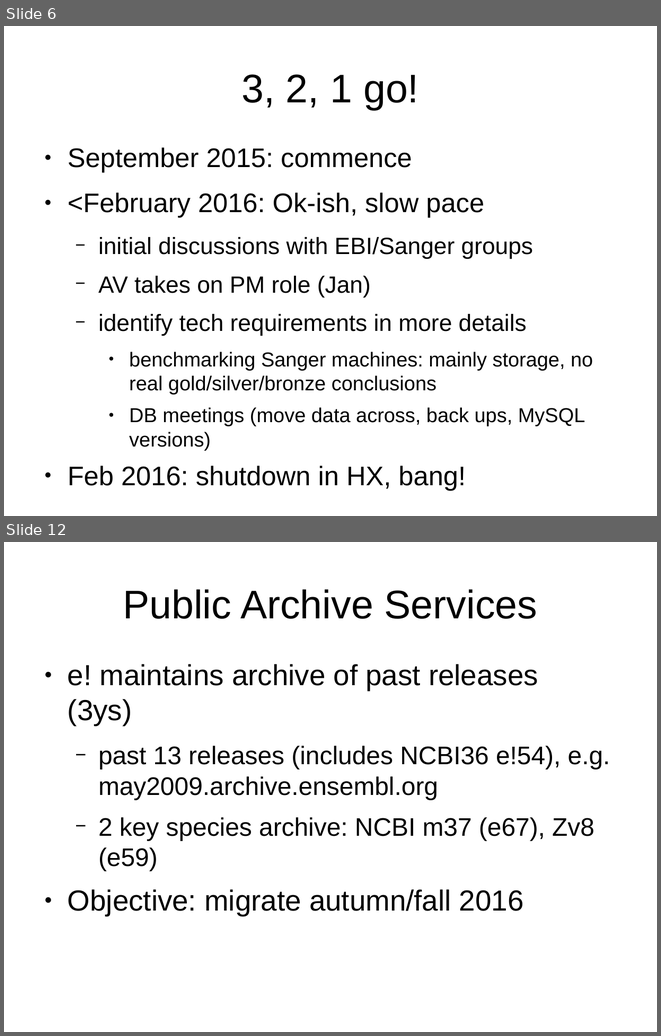
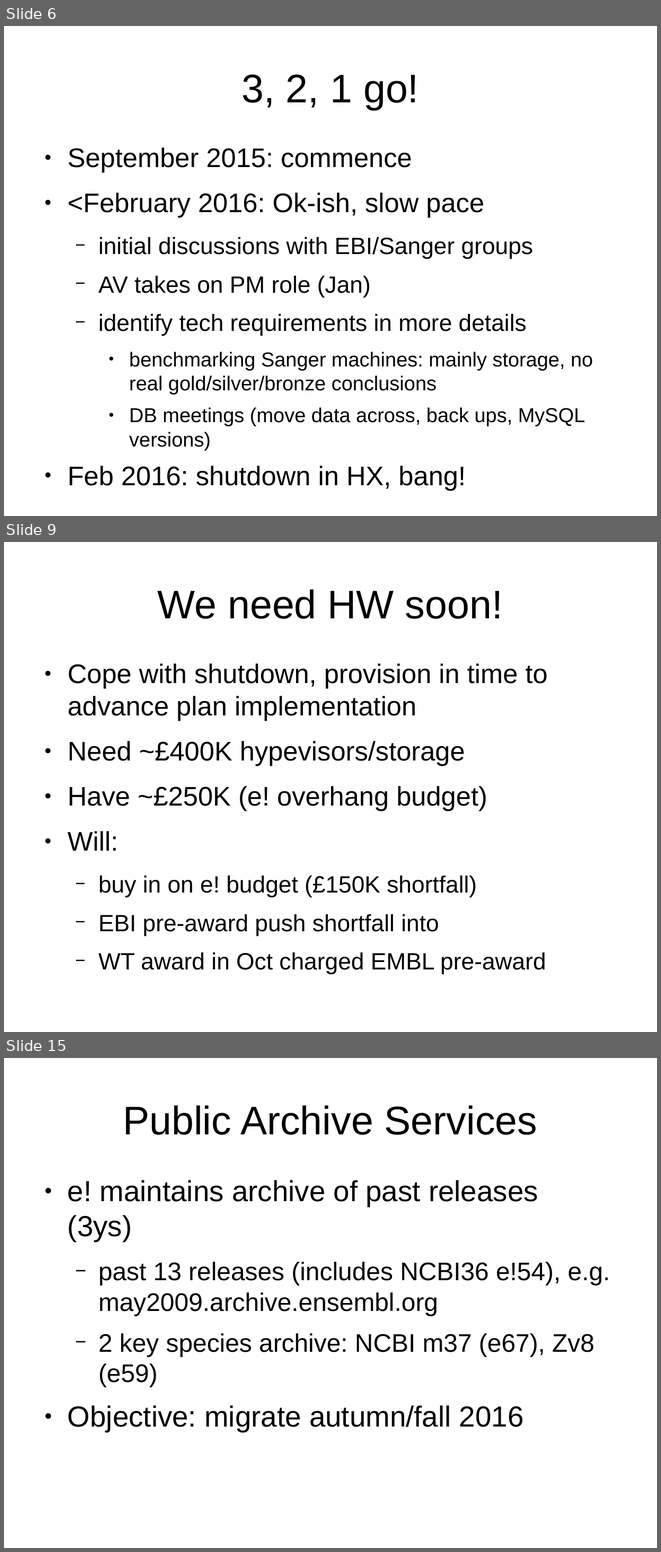
Before and after one commit to avullo/ensembl-migration-pm, a slide deck: data-review-10-16/talk.odp. Shown one above the other, each under a label of ours: slides 6 and 12 before the commit, slides 6, 9 and 15 after it; the slides between them are not shown. The pictures are 661x1036 and 661x1552 pixels, drawn with LibreOffice and Linux fonts; fonts in the diff are those of the drawing; background and template pictures are left out. Boxes give left, top, right and bottom in pixels: in the first picture for what was removed or moved away, otherwise in the second. Text is boxed around its words. In the diff, an @@ line names an element or a change of style, - is before the commit and + after.

```diff
--- a/data-review-10-16/talk.odp
+++ b/data-review-10-16/talk.odp
@@ slide 9 added at <box>4,542,657,1032</box>, background #FFFFFF @@
@@ title added at <box>158,589,503,619</box>, 44 pt, text #000000 @@
+We need HW soon!
@@ text added at <box>68,663,548,973</box>, 29.6 pt, text #000000 @@
+● Cope with shutdown, provision in time to advance plan implementation
+● Need ~£400K hypevisors/storage
+● Have ~£250K (e! overhang budget)
+● Will:
+  − buy in on e! budget (£150K shortfall)
+  − EBI pre-award push shortfall into
+  − WT award in Oct charged EMBL pre-award
@@ what was slide 12 is now slide 15 @@
```
Also in this commit, not shown: 7 slides changed, 4 other slides added, 2 slides removed.
